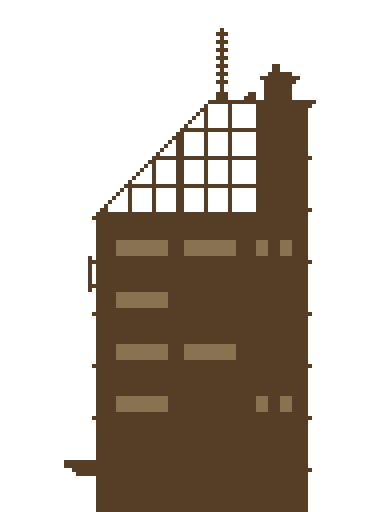
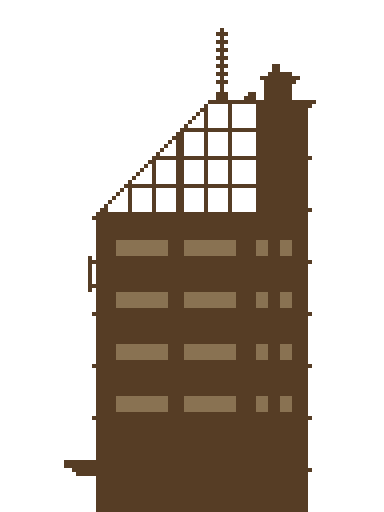
Before/after of a 384 x 512 layered artwork. What changed in the layer stack:
added layer "Layer 3 copy" above "Layer 3" over (184, 292, 292, 412)
added layer "Layer 3" above "Capa 18" over (184, 292, 292, 412)
hid "Capa 18" over (184, 292, 292, 412)
